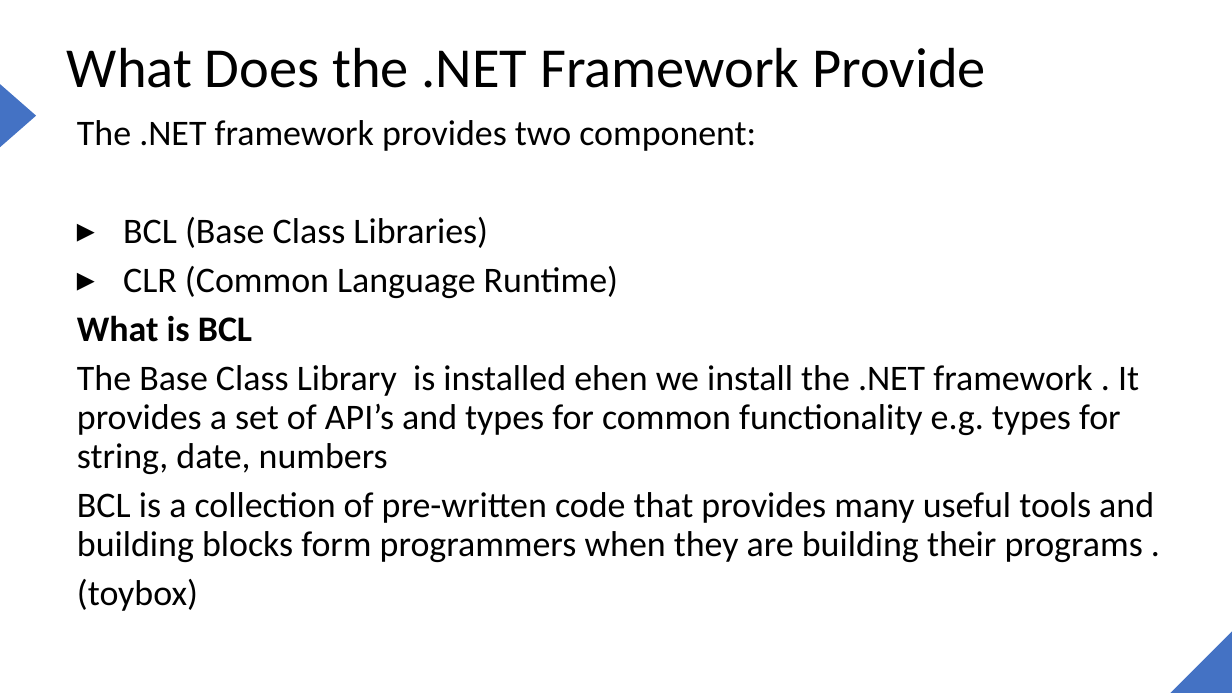
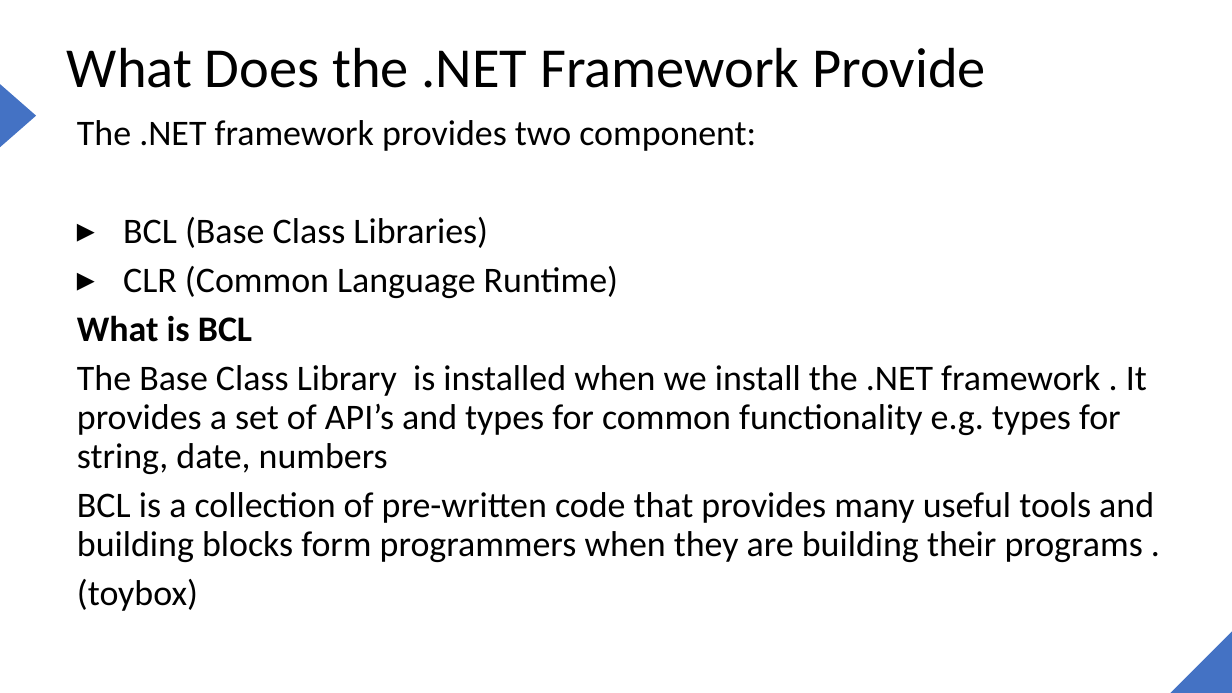
Before and after one commit to joe6276/The-sharp-Repo, a slide deck: slide 7 of Slides/C#/1. Introduction to the .NET FRAMEWORK/1. Intoduction to .NET.pptx (slide 11 before the commit). Drawn at 1232x693 pixels with LibreOffice and Linux fonts; fonts in the diff are those of the drawing. Boxes give left, top, right and bottom in pixels: in the first picture for what was removed or moved away, otherwise in the second. Text is boxed around its words. In the diff, an @@ line names an element or a change of style, - is before the commit and + after.

Commit message:
Working on some slides

```diff
--- a/Slides/C#/1. Introduction to the .NET FRAMEWORK/1. Intoduction to .NET.pptx
+++ b/Slides/C#/1. Introduction to the .NET FRAMEWORK/1. Intoduction to .NET.pptx
@@ text at (77, 365, 1147, 474): text changed @@
-The Base Class Library is installed ehen we install the .NET framework . It provides a set of API’s and types for common functionality e.g. types for string, date, numbers
+The Base Class Library is installed when we install the .NET framework . It provides a set of API’s and types for common functionality e.g. types for string, date, numbers
```
Also in this commit, not shown: 1 other slide changed, 8 slides added, 3 slides removed, 18 other files.
